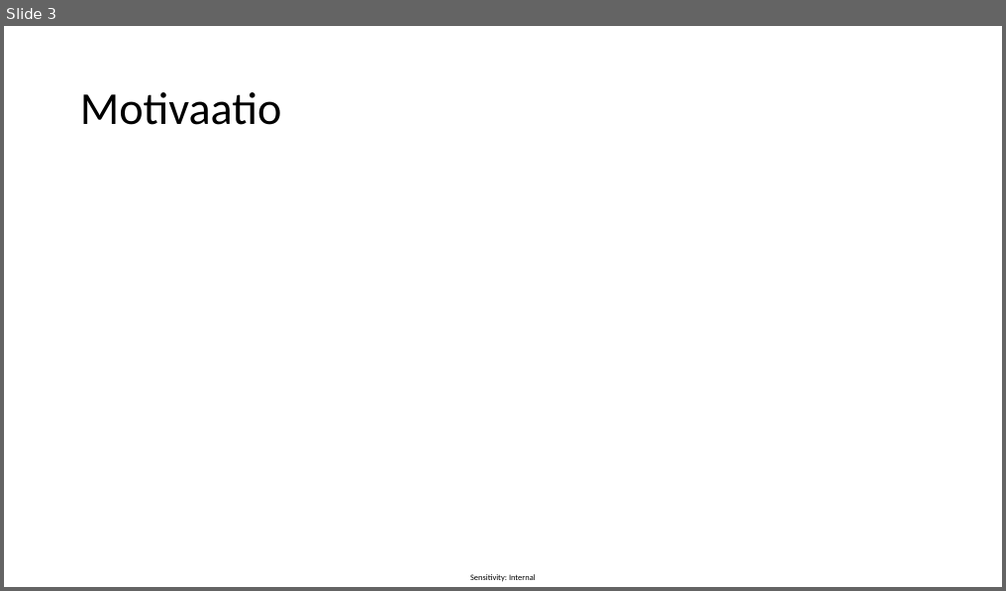
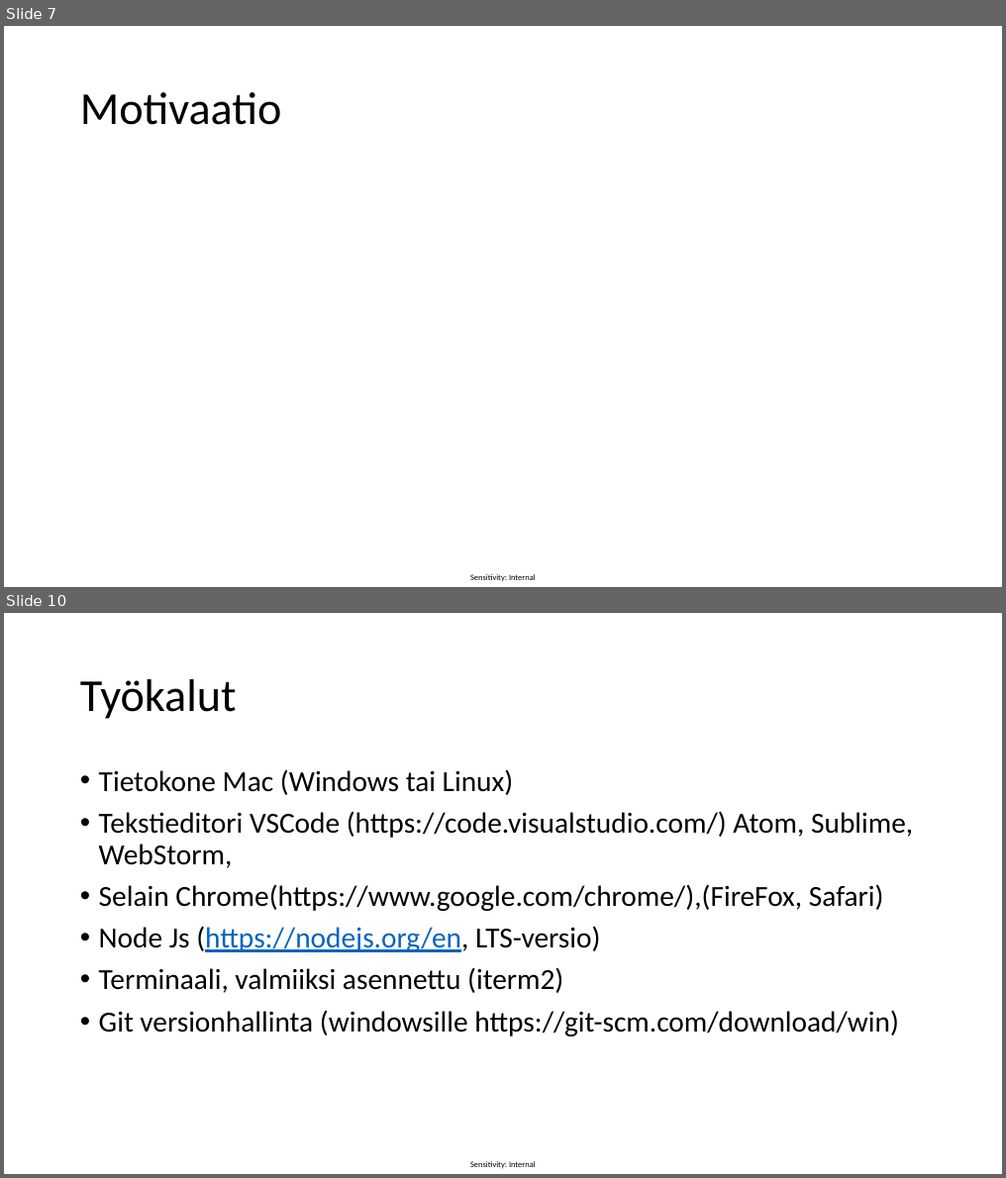
Before and after one commit to vidnyte/pfk2024, a slide deck: PFK2024.pptx. Shown one above the other, each under a label of ours: slide 3 before the commit, slides 7 and 10 after it; the slides between them are not shown. The pictures are 1006x591 and 1006x1178 pixels, drawn with LibreOffice and Linux fonts; fonts in the diff are those of the drawing. Boxes give left, top, right and bottom in pixels: in the first picture for what was removed or moved away, otherwise in the second. Text is boxed around its words. In the diff, an @@ line names an element or a change of style, - is before the commit and + after.

```diff
--- a/PFK2024.pptx
+++ b/PFK2024.pptx
@@ slide 10 added at (x1=4, y1=613, x2=1002, y2=1174), background #FFFFFF; not listed: 1 template element that a slide beside it also shows @@
@@ title added at (x1=80, y1=679, x2=237, y2=719), 44 pt, text #000000 @@
+Työkalut
@@ text added at (x1=99, y1=769, x2=913, y2=1037), 28 pt, text #000000 @@
+• Tietokone Mac (Windows tai Linux)
+• Tekstieditori VSCode (https://code.visualstudio.com/) Atom, Sublime, WebStorm,
+• Selain Chrome(https://www.google.com/chrome/),(FireFox, Safari)
+• Node Js (https://nodejs.org/en, LTS-versio)
+• Terminaali, valmiiksi asennettu (iterm2)
+• Git versionhallinta (windowsille https://git-scm.com/download/win)
@@ what was slide 3 is now slide 7 @@
```
Also in this commit, not shown: 7 other slides added, 1 slide removed, 6 other files.
